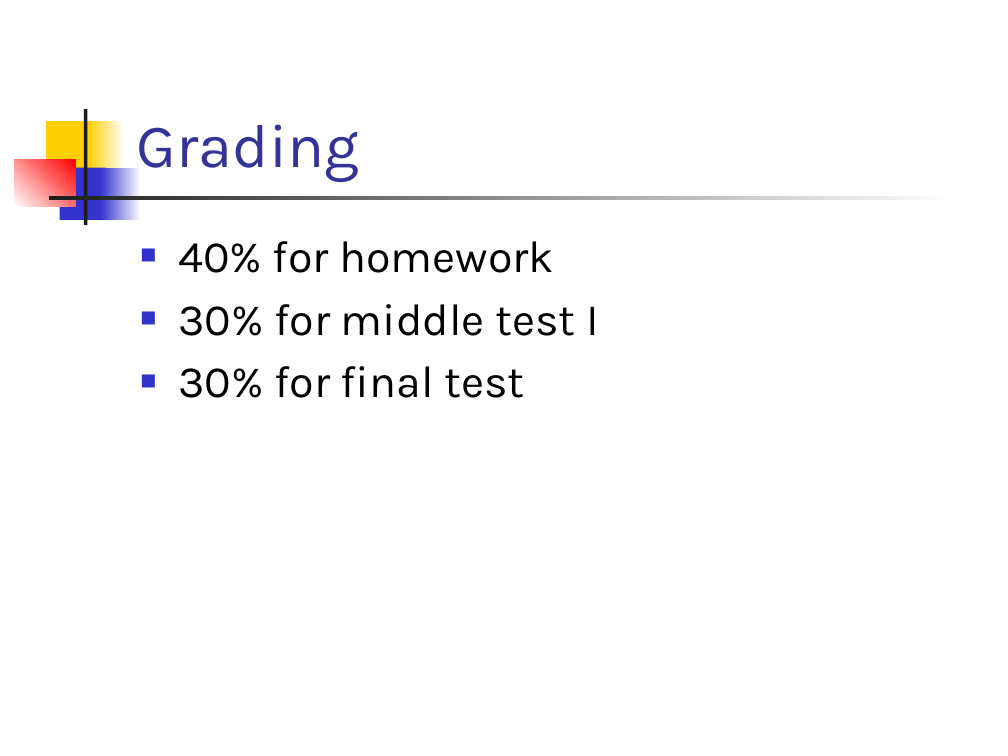
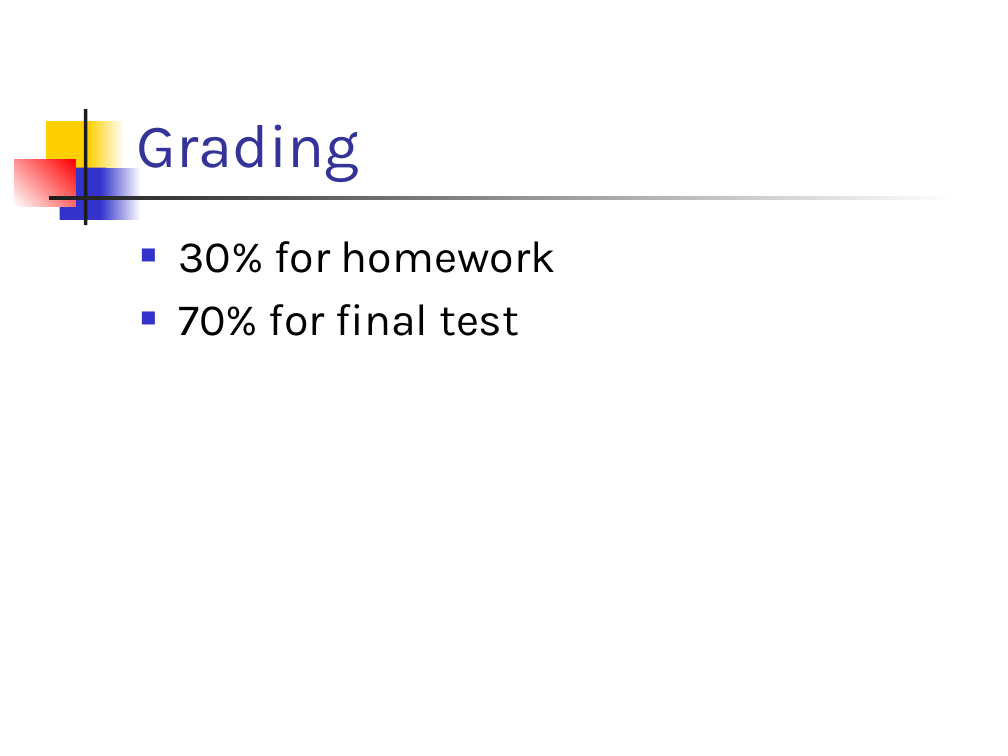
Before and after one commit to csslab-ustc/csslab-ustc.github.io, a slide deck: slide 14 of courses/theory/slides/lec01-overview.pptx. Drawn at 1008x756 pixels with LibreOffice and Linux fonts; fonts in the diff are those of the drawing. Boxes give left, top, right and bottom in pixels: in the first picture for what was removed or moved away, otherwise in the second. Text is boxed around its words. In the diff, an @@ line names an element or a change of style, - is before the commit and + after.

```diff
--- a/courses/theory/slides/lec01-overview.pptx
+++ b/courses/theory/slides/lec01-overview.pptx
@@ text at (178,241,556,336): text changed @@
-■ 40% for homework
-■ 30% for middle test I
-■ 30% for final test
+■ 30% for homework
+■ 70% for final test
```
Also in this commit, not shown: 2 other slides changed, 1 other file.
